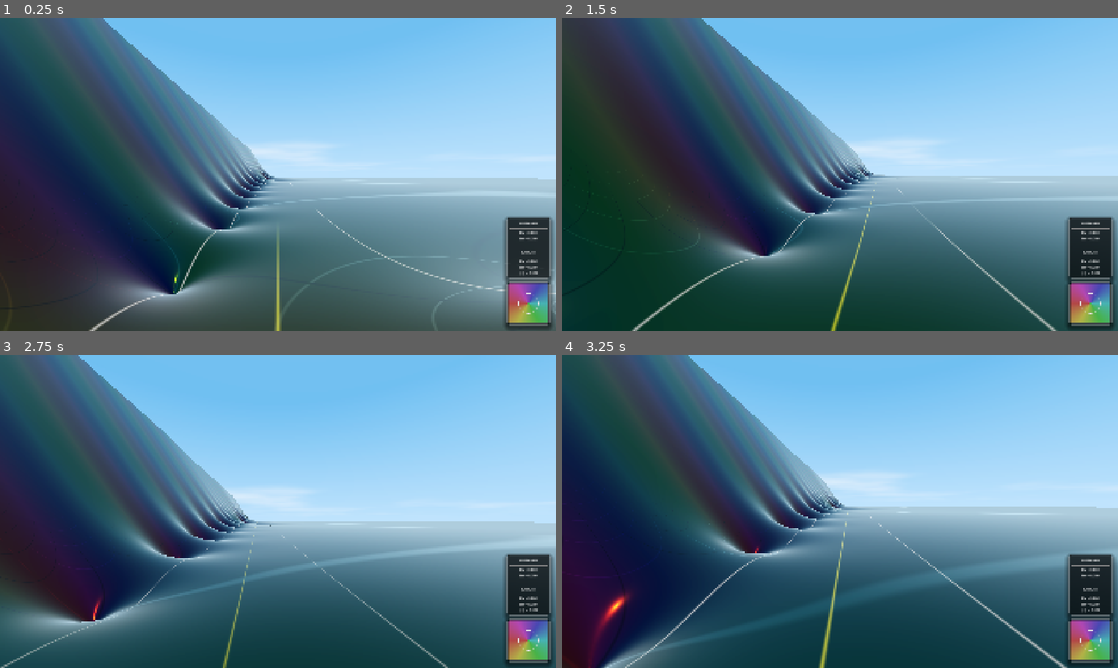
Above: before the commit, frames 1-4 (two rows, left to right).
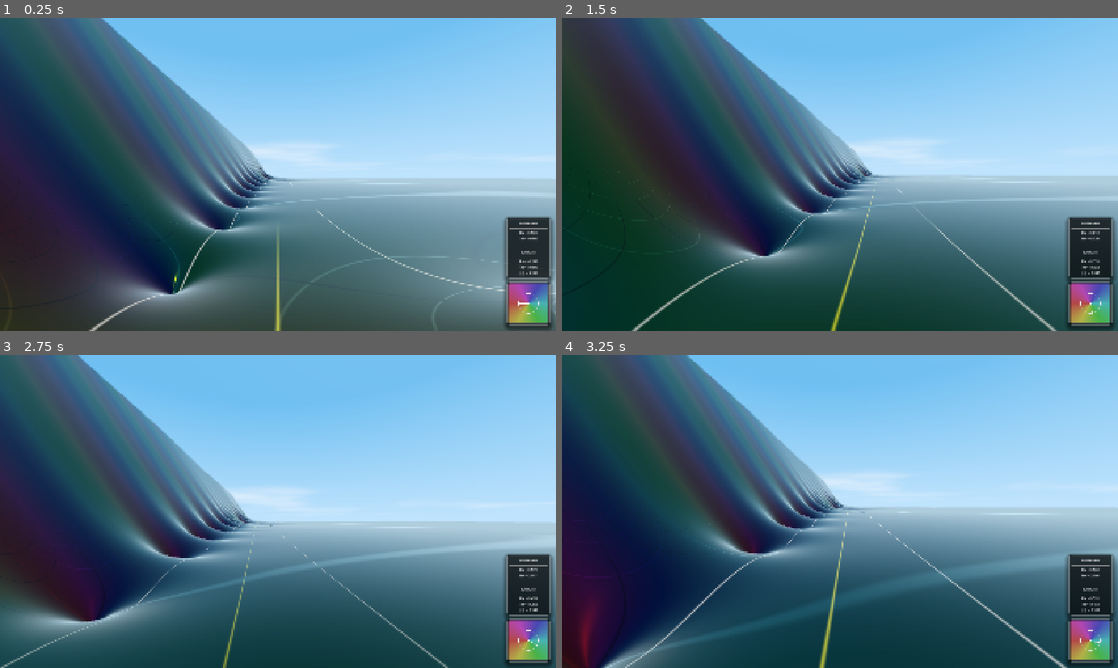
Above: after the commit, the same moments.

Repository: allanino/complex-functions-explorer
Game: Godot game, scene res://scenes/main.tscn
Same seed, same stepped clock (60 frames per second), same inputs: the game is played once before the commit and once after it.
Inputs (mouse positions are in pixels of both pictures, inside the frame that each line leads up to):
- Up to frame 1 (0.25 s): no input
- Up to frame 2 (1.5 s): tap Enter at 0.5 s; move the mouse to (867, 174) at 0.52 s; hold W (move_forward) from 0.53 s (still down); tap G at 0.6 s; tap Space at 0.77 s; move the mouse to (812, 174) at 1.27 s; tap N at 1.35 s
- Up to frame 3 (2.75 s): keep holding W (move_forward); tap Space at 1.52 s; move the mouse to (289, 505) at 2.02 s; tap C at 2.1 s
- Up to frame 4 (3.25 s): keep holding W (move_forward); move the mouse to (834, 517) at 2.77 s; tap R at 2.85 s; tap Space at 3.02 s

The runs differ from the first frame. In frame 1, 0.3% of the frame differs, in the area x 18-97%, y 0-92%; in frame 2, 0.3%; in frame 3, 0.3%; in frame 4, 0.9%, in the area x 3-97%, y 0-100%.
Error before the commit: Parse Error: Identifier "environment_button" not declared in the current scope. (res://scripts/hud.gd:318)

Commit message:
Fix some issues and improve sliders

Diff:
--- a/scenes/hud.tscn
+++ b/scenes/hud.tscn
@@ -841,9 +841,9 @@
 size_flags_horizontal = 3
 size_flags_vertical = 4
 min_value = 10.0
-max_value = 86400.0
+max_value = 3600.0
 step = 10.0
-value = 500.0
+value = 60.0
 
 [node name="DayDurationValue" type="Label" parent="Control/MenuOverlay/CenterContainer/MainPanel/MarginContainer/ContentVBox/TabContainer/ENVIRONMENT/DayDurationContainer"]
 custom_minimum_size = Vector2(80, 0)
--- a/scripts/config_manager.gd
+++ b/scripts/config_manager.gd
@@ -28,7 +28,7 @@
 var show_flow: bool = false
 var color_scheme: int = 0
 var environment_type: int = 0 # 0: Dynamic, 1: Noon, 2: Sunrise, 3: Midnight, 4: Static
-var day_duration: float = 500.0 # Seconds for a full cycle
+var day_duration: float = 60.0 # Seconds for a full cycle
 var static_time: float = 43200.0 # Current time in seconds (Noon = 12h = 43200s)
 var sunrise_direction: float = 0.0
 var sky_luminosity: float = 1.0
--- a/scripts/hud.gd
+++ b/scripts/hud.gd
@@ -315,7 +315,6 @@
 		|| terrain_detail_button.get_popup().visible
 		|| aa_button.get_popup().visible
 		|| color_scheme_button.get_popup().visible
-		|| environment_button.get_popup().visible
 		|| multivalued_mode_button.get_popup().visible
 	)
 
